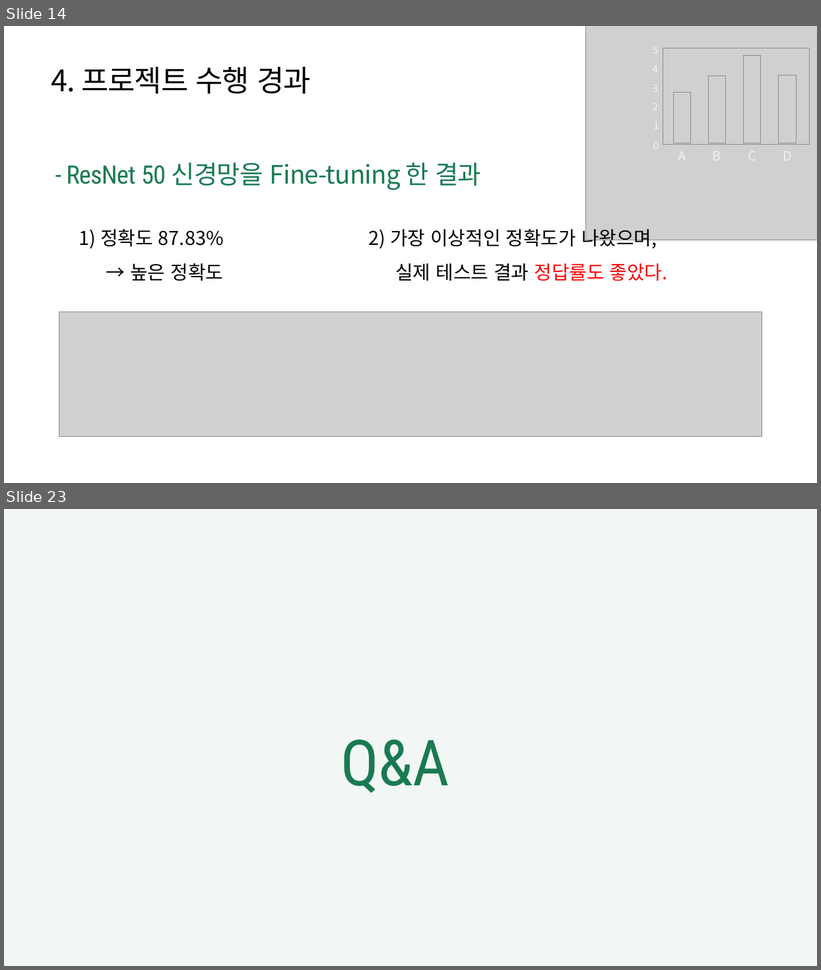
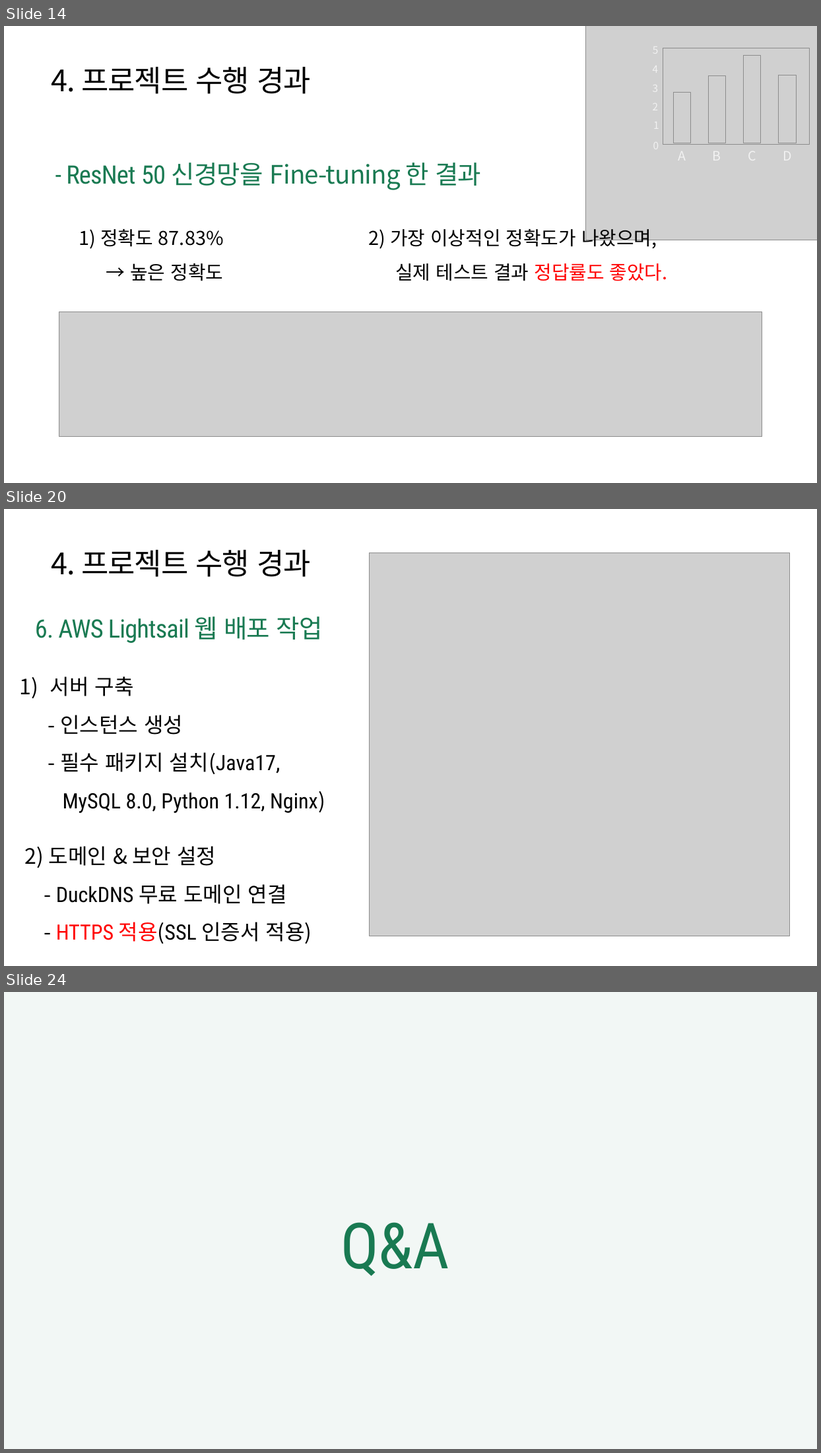
Before and after one commit to parkahjin/brain-hemorrhage, a slide deck: Slide/B팀_Claude_뇌출혈 조기 진단 프로젝트.pptx. Shown one above the other, each under a label of ours: slides 14 and 23 before the commit, slides 14, 20 and 24 after it; the slides between them are not shown. The pictures are 821x970 and 821x1453 pixels, drawn with LibreOffice and Linux fonts; fonts in the diff are those of the drawing; grey boxes stand for pictures. Boxes give left, top, right and bottom in pixels: in the first picture for what was removed or moved away, otherwise in the second. Text is boxed around its words. In the diff, an @@ line names an element or a change of style, - is before the commit and + after.

```diff
--- a/Slide/B팀_Claude_뇌출혈 조기 진단 프로젝트.pptx
+++ b/Slide/B팀_Claude_뇌출혈 조기 진단 프로젝트.pptx
@@ slide 20 added at bbox=[4, 509, 817, 966], background #FFFFFF @@
@@ text added at bbox=[51, 550, 311, 577], 70 pt, text #000000 @@
+4. 프로젝트 수행 경과
@@ picture added at bbox=[369, 553, 789, 936] @@
@@ text added at bbox=[35, 617, 322, 643], 60 pt, text #197A52 @@
+6. AWS Lightsail 웹 배포 작업
@@ text added at bbox=[50, 677, 325, 813], 50 pt, text #000000 @@
+1) 서버 구축
+- 인스턴스 생성
+- 필수 패키지 설치(Java17,
+MySQL 8.0, Python 1.12, Nginx)
@@ text added at bbox=[25, 846, 312, 944], 50 pt, text #000000 @@
+2) 도메인 & 보안 설정
+- DuckDNS 무료 도메인 연결
+- HTTPS 적용(SSL 인증서 적용)
@@ what was slide 23 is now slide 24 @@
```
Also in this commit, not shown: 12 slides changed, 5 other files.
